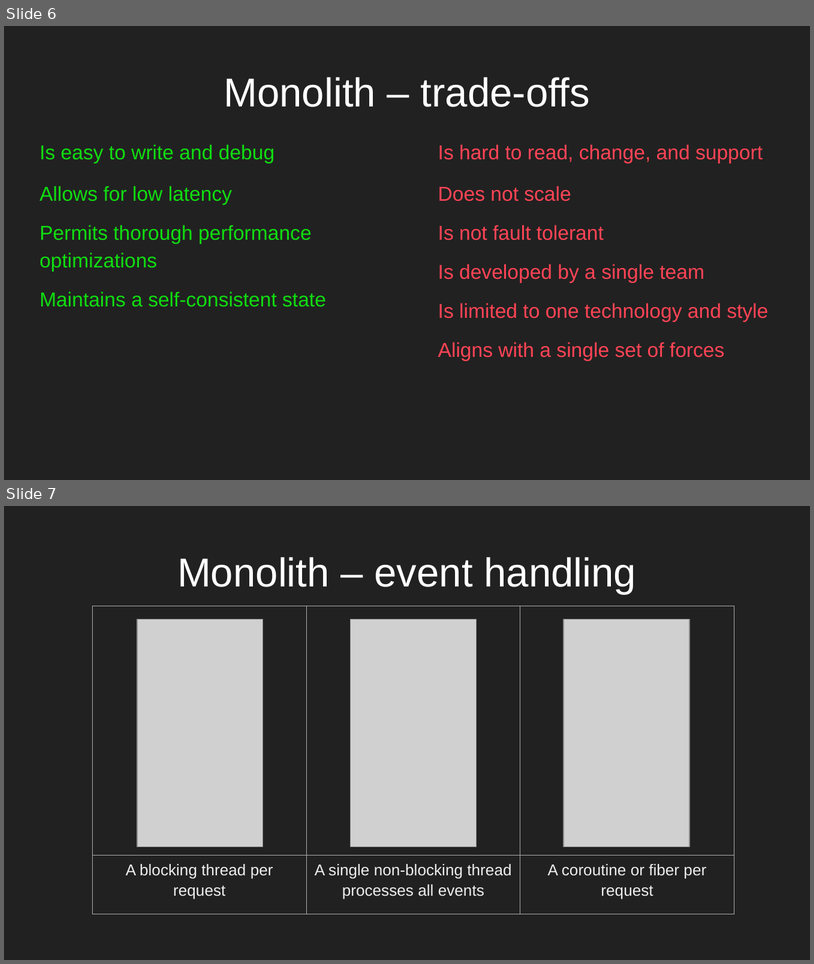
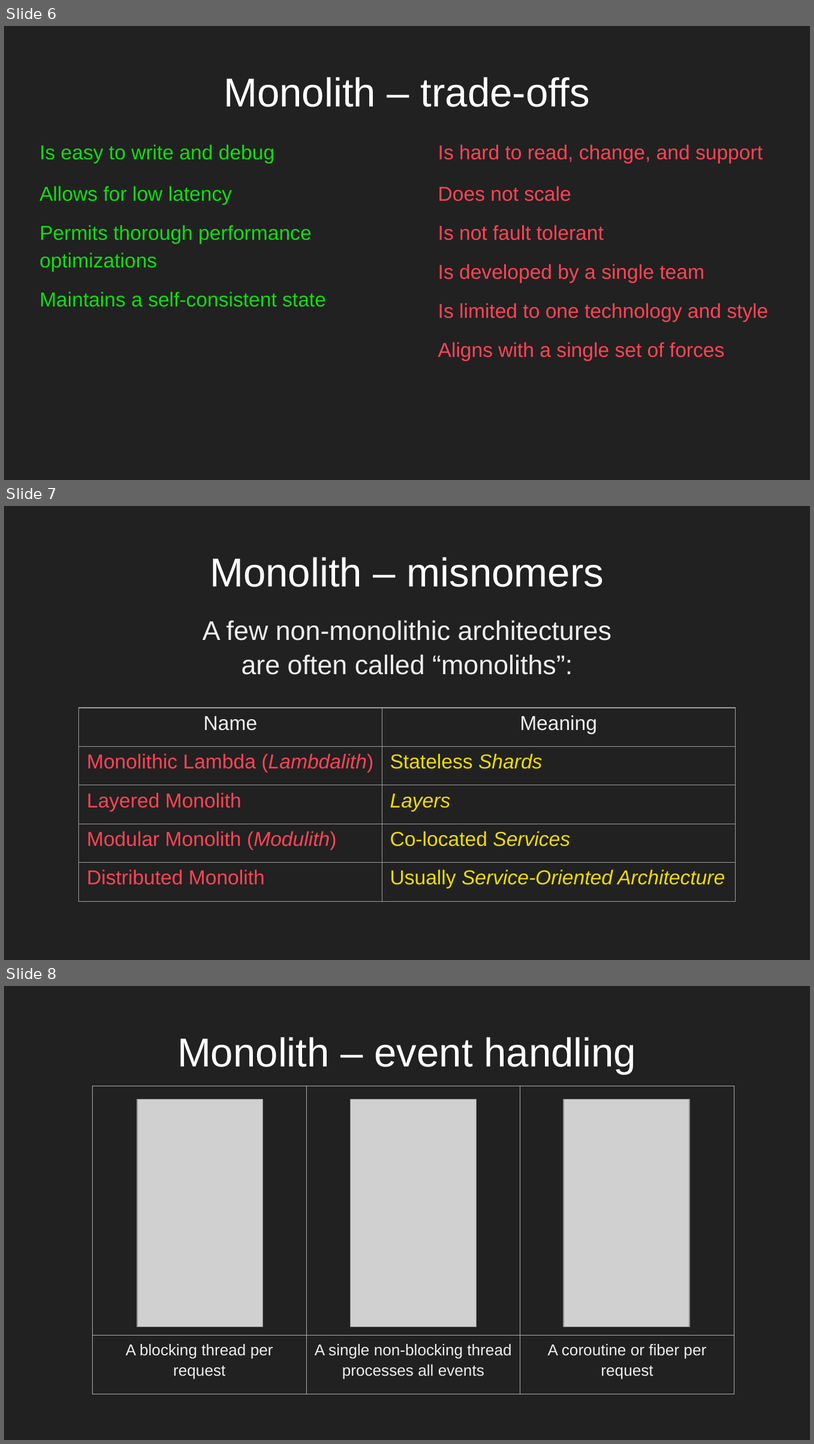
Before and after one commit to gajakannan/publications, a slide deck: ArchitecturalMetapatterns/Slides/Basic Architectures.odp. Shown one above the other, each under a label of ours: slides 6 and 7 before the commit, slides 6, 7 and 8 after it. The pictures are 814x964 and 814x1444 pixels, drawn with LibreOffice and Linux fonts; fonts in the diff are those of the drawing; grey boxes stand for pictures. Boxes give left, top, right and bottom in pixels: in the first picture for what was removed or moved away, otherwise in the second. Text is boxed around its words. In the diff, an @@ line names an element or a change of style, - is before the commit and + after.

Commit message:
Added a disambiguation slide with non-monolithic monoliths

```diff
--- a/ArchitecturalMetapatterns/Slides/Basic Architectures.odp
+++ b/ArchitecturalMetapatterns/Slides/Basic Architectures.odp
@@ slide 7 added at (x1=4, y1=506, x2=810, y2=960), background #212121 @@
@@ title added at (x1=210, y1=557, x2=604, y2=587), 36 pt, text #FFFFFF @@
+Monolith – misnomers
@@ text added at (x1=203, y1=620, x2=612, y2=675), 24 pt, text #EEEEEE @@
+A few non-monolithic architectures are often called “monoliths”:
@@ table added at (x1=79, y1=708, x2=735, y2=901), 5 rows, 2 columns @@
+Name | Meaning
+Monolithic Lambda (Lambdalith) | Stateless Shards
+Layered Monolith | Layers
+Modular Monolith (Modulith) | Co-located Services
+Distributed Monolith | Usually Service-Oriented Architecture
@@ what was slide 7 is now slide 8 @@
```
Also in this commit, not shown: 4 other files.
